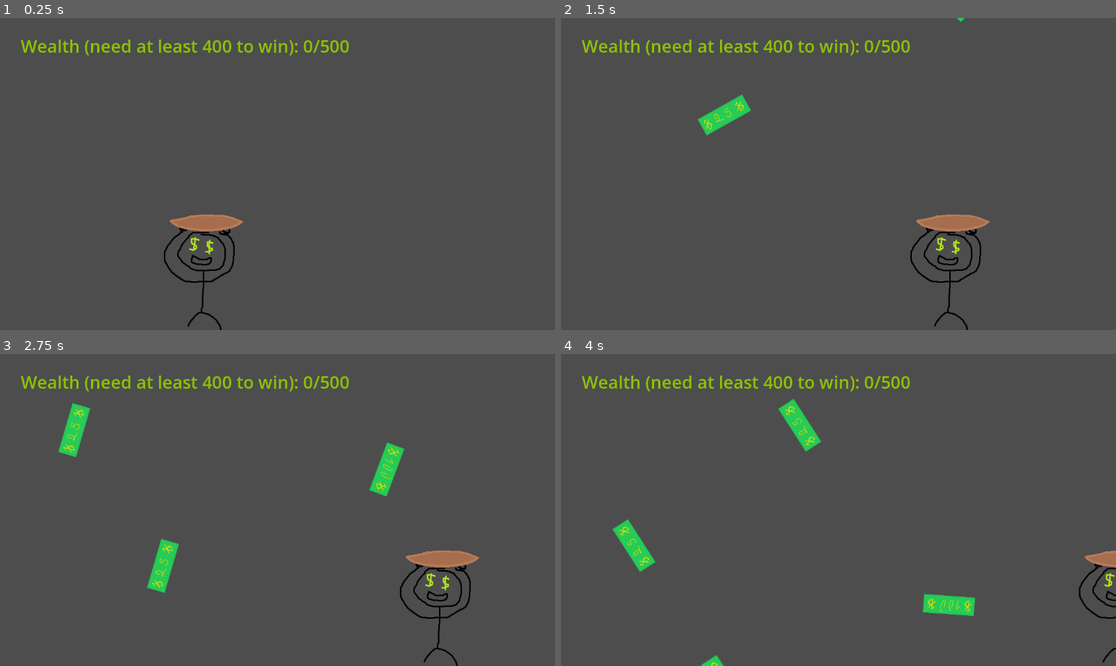
Above: before the commit, frames 1-4 (two rows, left to right).
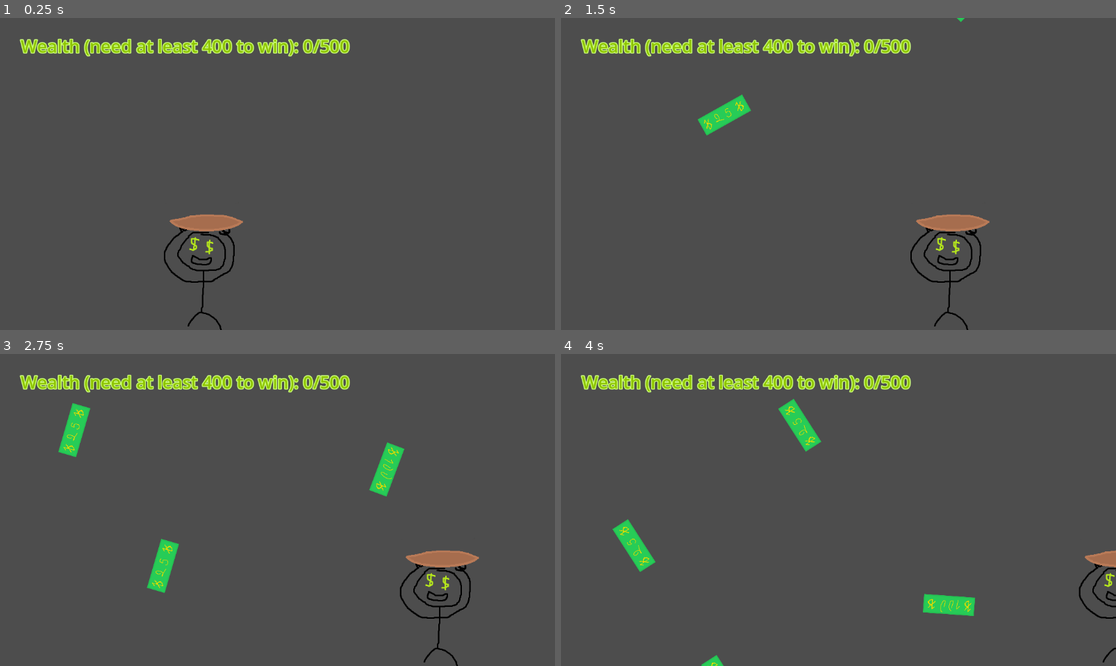
Above: after the commit, the same moments.

Repository: amaironi/CISC2540-Labs
Game: Godot game, scene res://main.tscn
Two runs of this game, one before a commit and one after it. Both use one fixed random seed, a clock stepped at 60 frames per second and the inputs below.
Inputs (mouse positions are in pixels of both pictures, inside the frame that each line leads up to):
- Up to frame 1 (0.25 s): no input
- Up to frame 2 (1.5 s): move the mouse to (960, 158) at 0.52 s; hold Right (ui_right) 0.53-1.28 s; click (960, 158) at 0.67 s; move the mouse to (727, 189) at 1.27 s; hold Left (ui_left) from 1.28 s (still down)
- Up to frame 3 (2.75 s): move the mouse to (333, 441) at 2.02 s; release Left (ui_left) at 2.03 s; hold Right (ui_right) from 2.03 s (still down)
- Up to frame 4 (4 s): move the mouse to (810, 572) at 2.77 s; click (810, 572) at 2.92 s; move the mouse to (1005, 556) at 3.52 s; release Right (ui_right) at 3.53 s; hold Left (ui_left) from 3.53 s (still down)

The runs differ from the first frame. In frame 1, 1.4% of the frame differs, in the area x 3-64%, y 6-13%; in frame 2, 1.4%; in frame 3, 1.4%; in frame 4, 1.4%.

Commit message:
Added win screen

Diff:
--- a/lab3/main.gd
+++ b/lab3/main.gd
@@ -10,9 +10,13 @@
 # Called every frame. 'delta' is the elapsed time since the previous frame.
 func _process(delta: float) -> void:
 	var label = $Label
+	var winlabel = $Win
 	label.text = "Wealth (need at least 400 to win): " + str(score) + "/500"
 	if score >= 400:
 		get_tree().paused = true
+		winlabel.text = "YOU WIN! ENJOY THE HIGH ROLLER-LIFE!"
+
+
 
 func _on_bill_score_increase_100(amount: Variant) -> void:
 	score+=100 # Replace with function body.
--- a/lab3/main.tscn
+++ b/lab3/main.tscn
@@ -8,6 +8,14 @@
 [sub_resource type="LabelSettings" id="LabelSettings_bya8m"]
 font_size = 36
 font_color = Color(0.556863, 0.768627, 0, 1)
+outline_size = 8
+outline_color = Color(0.794876, 1, 0.464353, 1)
+
+[sub_resource type="LabelSettings" id="LabelSettings_v4tx2"]
+font_size = 55
+font_color = Color(0.899649, 0.986541, 0.629018, 1)
+shadow_size = 20
+shadow_color = Color(0.0901961, 0.717647, 0.490196, 1)
 
 [node name="Node2D" type="Node2D"]
 script = ExtResource("1_kkdi3")
@@ -50,6 +58,15 @@
 [node name="25bill5" parent="." instance=ExtResource("3_gb00d")]
 position = Vector2(153, -1760)
 
+[node name="Win" type="Label" parent="."]
+offset_left = 53.0
+offset_top = 281.0
+offset_right = 1217.0
+offset_bottom = 364.0
+text = "
+"
+label_settings = SubResource("LabelSettings_v4tx2")
+
 [connection signal="score_increase25" from="25bill" to="." method="_on_bill_score_increase_25"]
 [connection signal="score_increase25" from="25bill2" to="." method="_on_bill_score_increase_25"]
 [connection signal="score_increase25" from="25bill3" to="." method="_on_bill_score_increase_25"]
Not shown: 1 places in lab3/main.tscn that only renumber resources
